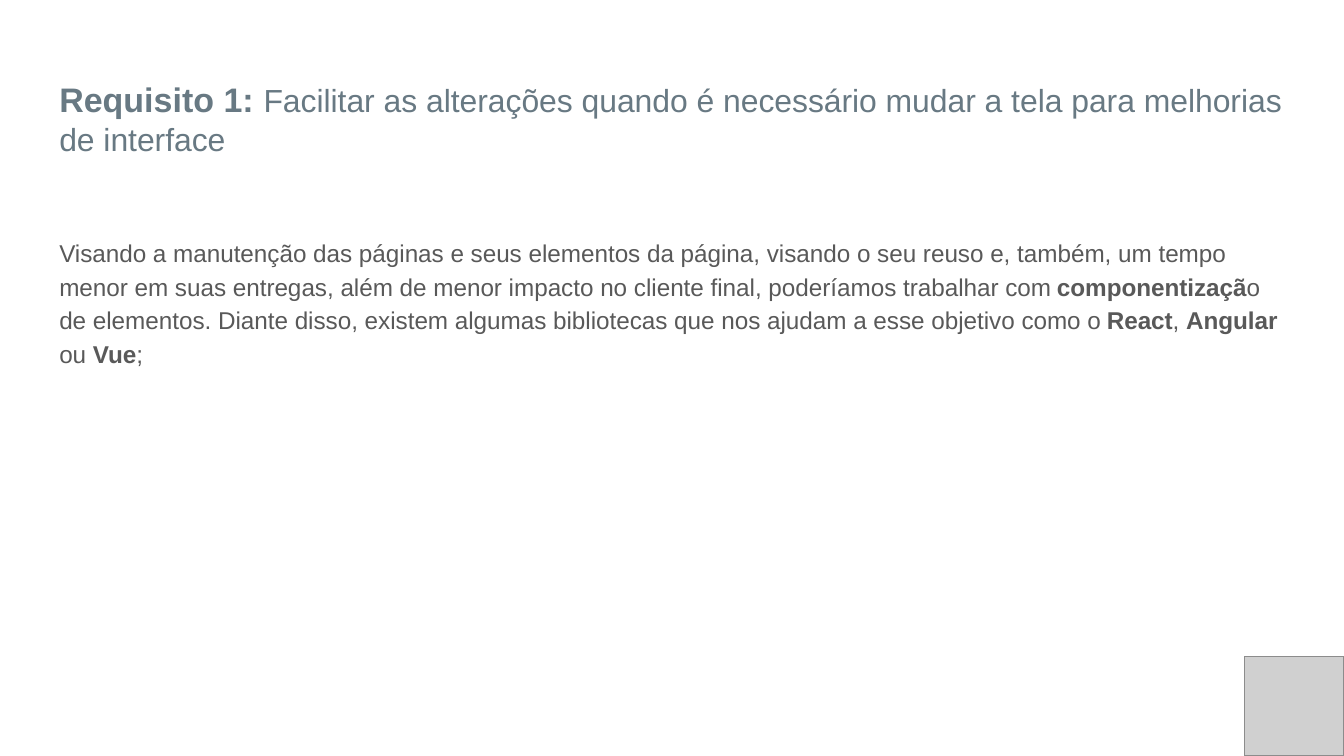
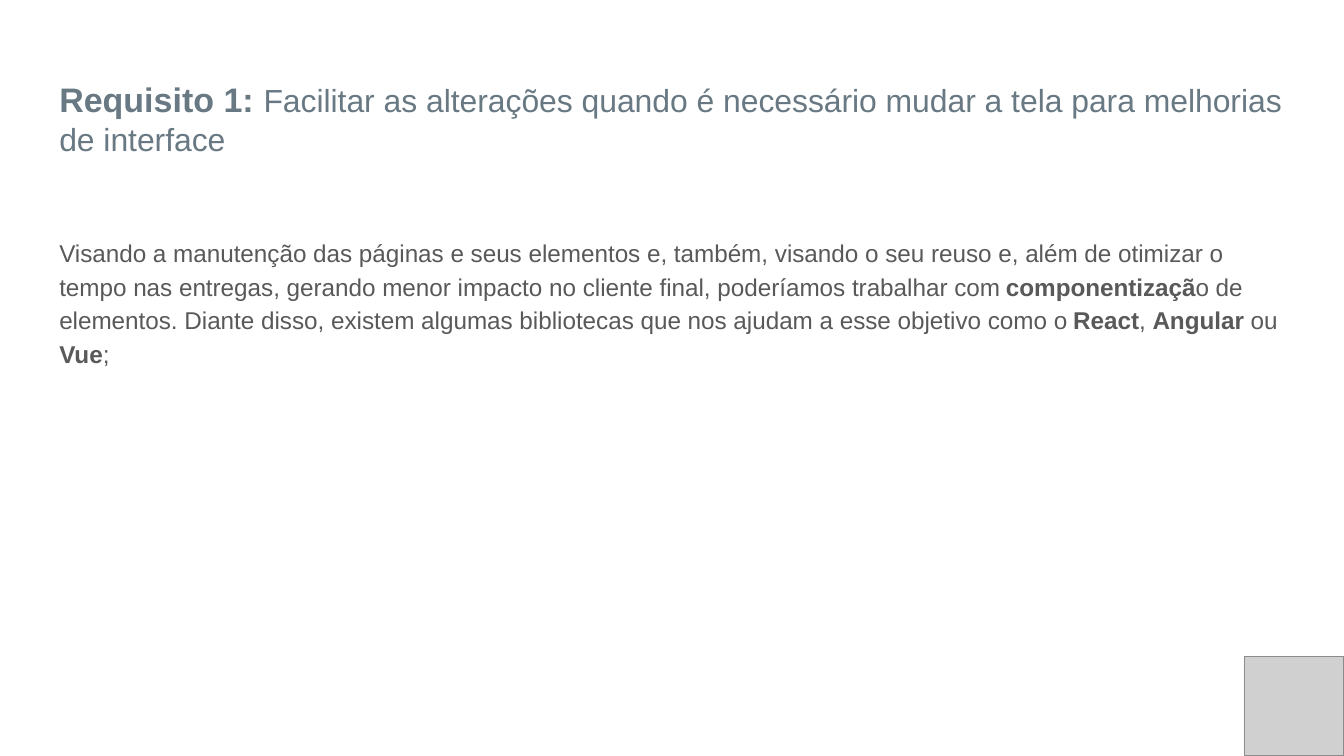
Before and after one commit to leorjr/desafio_vista, a slide deck: slide 5 of Apresentação Leonardo.pptx. Drawn at 1344x756 pixels with LibreOffice and Linux fonts; fonts in the diff are those of the drawing; grey boxes stand for pictures. Boxes give left, top, right and bottom in pixels: in the first picture for what was removed or moved away, otherwise in the second. Text is boxed around its words. In the diff, an @@ line names an element or a change of style, - is before the commit and + after.

```diff
--- a/Apresentação Leonardo.pptx
+++ b/Apresentação Leonardo.pptx
@@ text at <box>59,244,1278,366</box>: text changed @@
-Visando a manutenção das páginas e seus elementos da página, visando o seu reuso e, também, um tempo menor em suas entregas, além de menor impacto no cliente final, poderíamos trabalhar com componentização de elementos. Diante disso, existem algumas bibliotecas que nos ajudam a esse objetivo como o React, Angular ou Vue;
+Visando a manutenção das páginas e seus elementos e, também, visando o seu reuso e, além de otimizar o tempo nas entregas, gerando menor impacto no cliente final, poderíamos trabalhar com componentização de elementos. Diante disso, existem algumas bibliotecas que nos ajudam a esse objetivo como o React, Angular ou Vue;
```
Also in this commit, not shown: 2 other slides changed, 1 other file.
